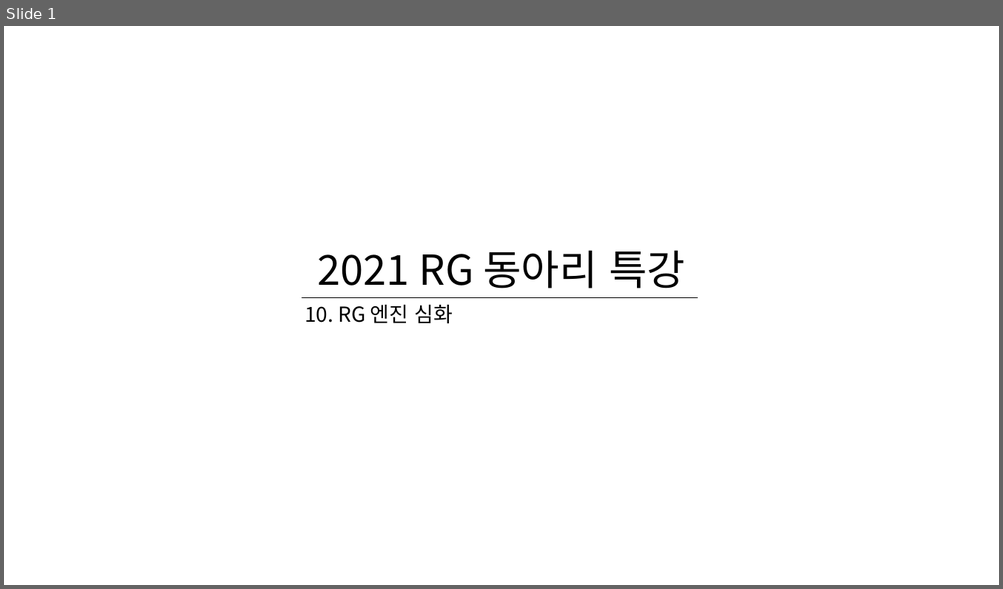
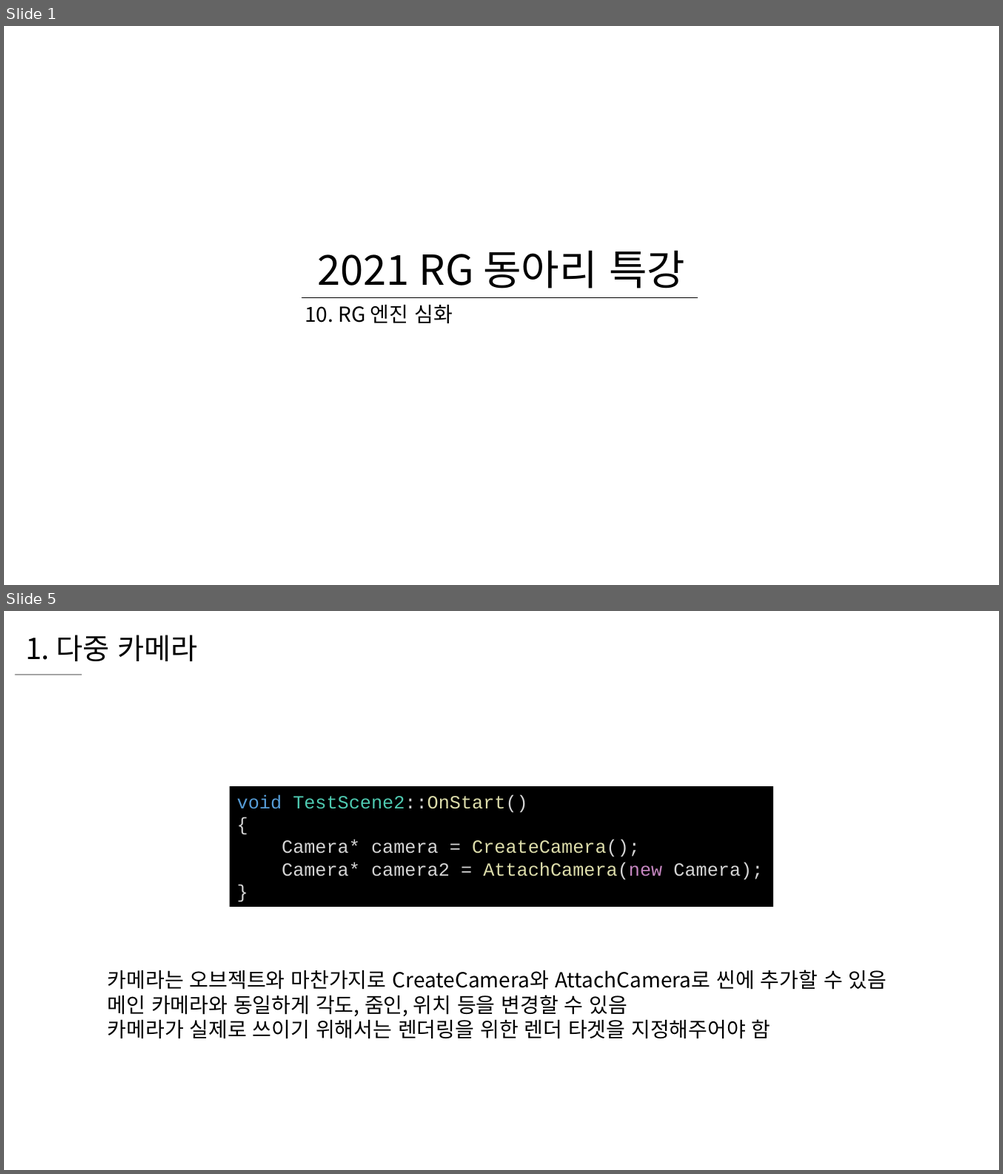
Before and after one commit to WooLyung/2021-RG-Lecture, a slide deck: 수업 자료/10 - RG 엔진 심화.pptx. Shown one above the other, each under a label of ours: slide 1 before the commit, slides 1 and 5 after it; the slides between them are not shown. The pictures are 1003x589 and 1003x1174 pixels, drawn with LibreOffice and Linux fonts; fonts in the diff are those of the drawing. Boxes give left, top, right and bottom in pixels: in the first picture for what was removed or moved away, otherwise in the second. Text is boxed around its words. In the diff, an @@ line names an element or a change of style, - is before the commit and + after.

Commit message:
수업 자료 추가

```diff
--- a/수업 자료/10 - RG 엔진 심화.pptx
+++ b/수업 자료/10 - RG 엔진 심화.pptx
@@ slide 5 added at (4,611,999,1170), background #FFFFFF @@
@@ text added at (25,635,197,661), 28 pt, text #000000 @@
+1. 다중 카메라
@@ line added from (14, 675) to (82, 675), #000000 0.5 pt @@
@@ rectangle added at (229,786,774,906), fill #000000, 18 pt, text #D4D4D4 @@
+void TestScene2::OnStart()
+{
+Camera* camera = CreateCamera();
+Camera* camera2 = AttachCamera(new Camera);
+}
@@ text added at (108,970,887,1039), 20 pt, text #000000 @@
+카메라는 오브젝트와 마찬가지로 CreateCamera와 AttachCamera로 씬에 추가할 수 있음
+메인 카메라와 동일하게 각도, 줌인, 위치 등을 변경할 수 있음
+카메라가 실제로 쓰이기 위해서는 렌더링을 위한 렌더 타겟을 지정해주어야 함
```
Also in this commit, not shown: 3 slides changed, 12 other slides added.
